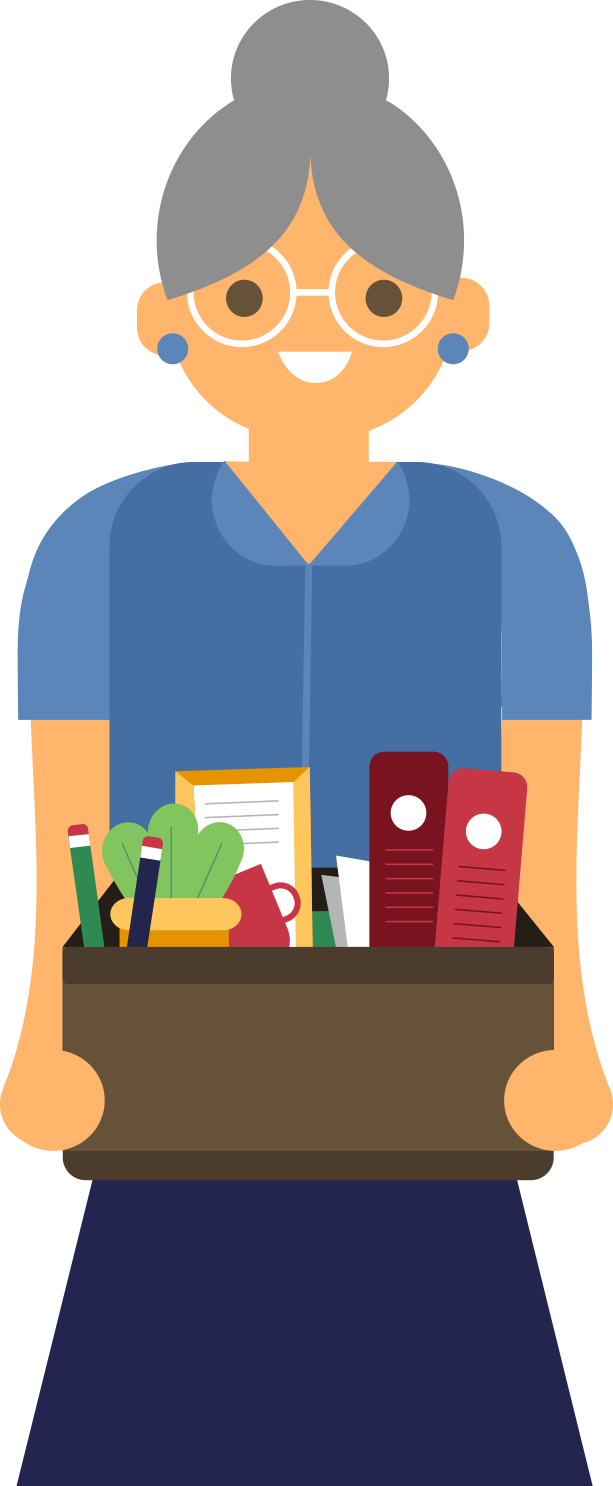
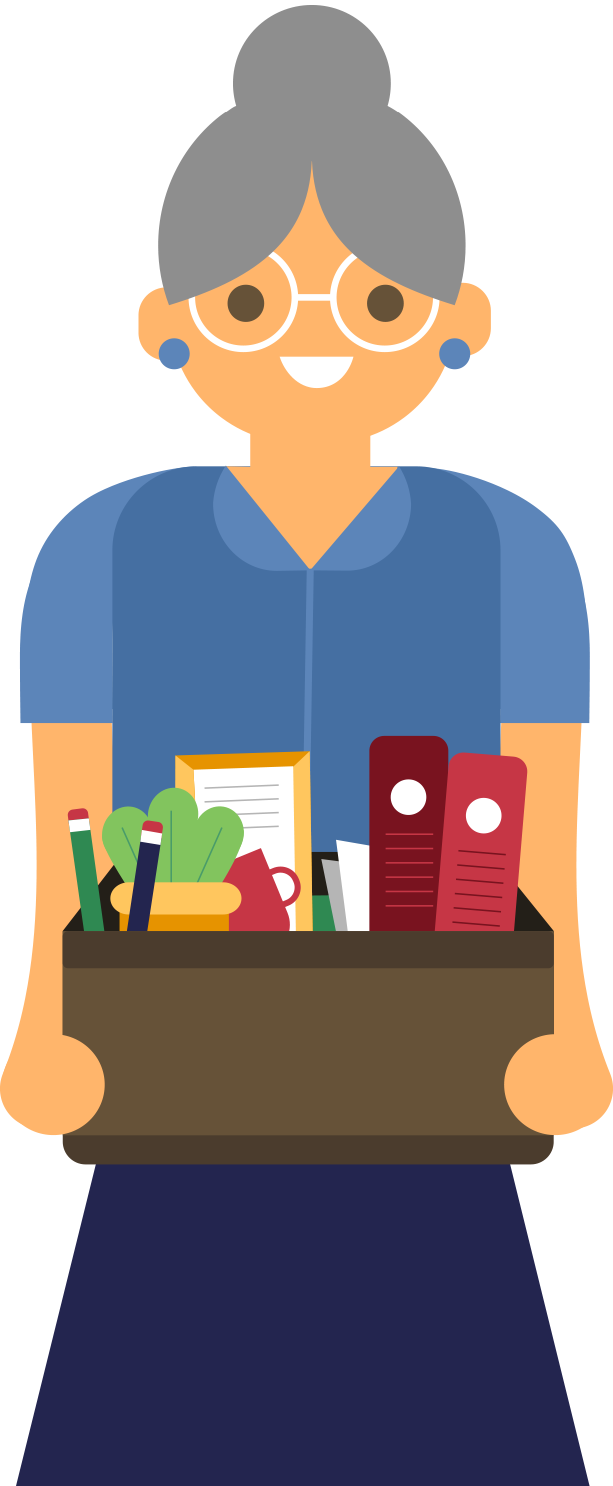
Before/after of a 613x1486 layered artwork. What changed in the layer stack:
hid "Vector Smart Object" (1st of 12), painted on it over (216, 0, 405, 113)
hid "Vector Smart Object" (2nd of 12), painted on it over (0, 73, 613, 1486)
added layer "Vector Smart Object" (5th of 12) above "Vector Smart Object" over (225, 5, 399, 113)
added layer "Vector Smart Object" (6th of 12) above "Vector Smart Object" over (0, 99, 613, 1486)
